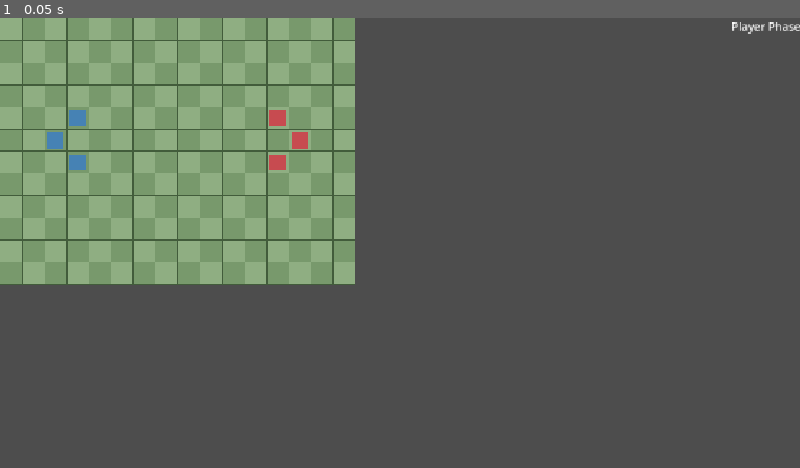
Above: before the commit, frame 1.
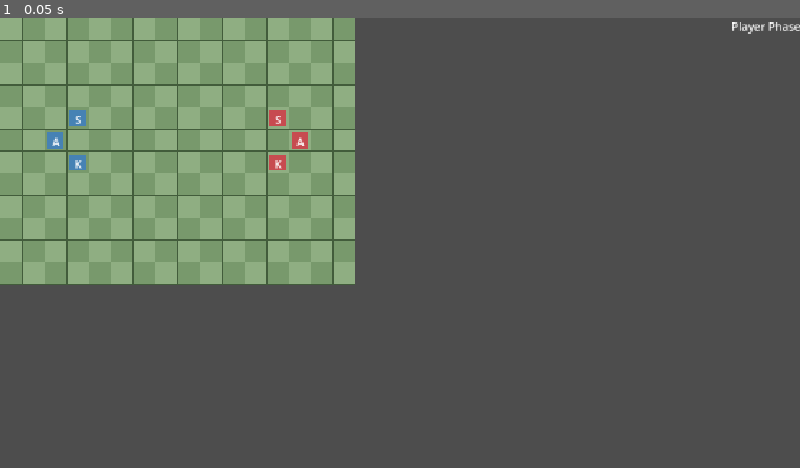
Above: after the commit, the same moment.

Repository: Maxington20/new-game-project
Game: Godot game, scene res://scenes/battlefield.tscn
The game is run twice, just before and just after one commit, with the same random seed, the same clock (stepped at 60 frames per second) and the same inputs. The project has no main scene, so this scene is started directly.
Inputs:
- Up to frame 1 (0.05 s): no input

The runs differ from the first frame. In frame 1, less than 0.1% of the frame differs, in the area x 6-39%, y 21-34%.

Commit message:
class labels. combat min and max range for classes. attack added to context menu.

Diff:
--- a/resources/classes/archer.tres
+++ b/resources/classes/archer.tres
@@ -9,4 +9,6 @@
 skill = 8
 speed = 6
 resistance = 2
+min_attack_range = 2
+max_attack_range = 2
 metadata/_custom_type_script = "uid://brgpx6u5ytqsu"
--- a/resources/classes/swordsman.tres
+++ b/resources/classes/swordsman.tres
@@ -4,6 +4,7 @@
 
 [resource]
 script = ExtResource("1_a5rom")
+class_name_display = "Swordsman"
 strength = 6
 skill = 7
 speed = 8
--- a/scenes/battlefield.gd
+++ b/scenes/battlefield.gd
@@ -5,7 +5,8 @@
 	IDLE,
 	UNIT_SELECTED,
 	UNIT_MOVING,
-	AWAITING_ACTION
+	AWAITING_ACTION,
+	TARGETING
 }
 
 @onready var grid = $Grid
@@ -20,6 +21,7 @@
 var movement_path: Array[Vector2i] = []
 var current_paths: Dictionary = {}
 
+var available_targets: Array[Unit] = []
 var is_phase_transitioning: bool = false
 
 
@@ -27,6 +29,7 @@
 	grid.cell_selected.connect(_on_cell_selected)
 	turn_system.phase_changed.connect(_on_phase_changed)
 
+	action_menu.attack_selected.connect(_on_attack_selected)
 	action_menu.wait_selected.connect(_on_wait_selected)
 	action_menu.cancel_selected.connect(_on_cancel_selected)
 
@@ -39,6 +42,14 @@
 	turn_system.initialize(battle_units)
 
 
+func _unhandled_input(event: InputEvent) -> void:
+	if event is InputEventMouseButton:
+		if event.button_index == MOUSE_BUTTON_RIGHT and event.pressed:
+			if interaction_state == InteractionState.TARGETING:
+				get_viewport().set_input_as_handled()
+				open_action_menu()
+
+
 func _on_cell_selected(cell: Vector2i) -> void:
 	if is_phase_transitioning:
 		return
@@ -61,6 +72,9 @@
 
 		InteractionState.AWAITING_ACTION:
 			return
+
+		InteractionState.TARGETING:
+			handle_attack_target(cell)
 
 
 func handle_movement_selection(cell: Vector2i) -> void:
@@ -99,10 +113,34 @@
 	return occupied
 
 
+func get_attack_targets(unit: Unit) -> Array[Unit]:
+	var targets: Array[Unit] = []
+
+	var attackable_cells: Array[Vector2i] = grid.get_attack_cells(
+		unit.grid_position,
+		unit.min_attack_range,
+		unit.max_attack_range
+	)
+
+	for child in get_children():
+		if child is Unit:
+			if child.team == unit.team:
+				continue
+
+			if child.current_hp <= 0:
+				continue
+
+			if child.grid_position in attackable_cells:
+				targets.append(child)
+
+	return targets
+
+
 func select_unit(unit: Unit) -> void:
 	selected_unit = unit
 	original_cell = unit.grid_position
 	movement_path.clear()
+	available_targets.clear()
 
 	interaction_state = InteractionState.UNIT_SELECTED
 
@@ -116,12 +154,23 @@
 
 	current_paths = result["previous"]
 
+	var movement_cells: Array[Vector2i] = []
+
+	for cell in result["distances"].keys():
+		movement_cells.append(cell)
+
 	grid.selected_cell = unit.grid_position
 	grid.highlighted_cells.clear()
 
-	for cell in result["distances"].keys():
+	for cell in movement_cells:
 		if cell != unit.grid_position:
 			grid.highlighted_cells.append(cell)
+
+	grid.attack_cells = grid.get_potential_attack_cells(
+		movement_cells,
+		unit.min_attack_range,
+		unit.max_attack_range
+	)
 
 	grid.queue_redraw()
 
@@ -130,6 +179,7 @@
 	selected_unit = null
 	movement_path.clear()
 	current_paths.clear()
+	available_targets.clear()
 
 	original_cell = Vector2i(-1, -1)
 	interaction_state = InteractionState.IDLE
@@ -138,6 +188,7 @@
 
 	grid.selected_cell = Vector2i(-1, -1)
 	grid.highlighted_cells.clear()
+	grid.attack_cells.clear()
 	grid.queue_redraw()
 
 
@@ -155,6 +206,7 @@
 
 	grid.selected_cell = Vector2i(-1, -1)
 	grid.highlighted_cells.clear()
+	grid.attack_cells.clear()
 	grid.queue_redraw()
 
 	selected_unit.move_along_path(movement_path)
@@ -166,8 +218,11 @@
 func open_action_menu() -> void:
 	interaction_state = InteractionState.AWAITING_ACTION
 
+	available_targets = get_attack_targets(selected_unit)
+
 	grid.selected_cell = selected_unit.grid_position
 	grid.highlighted_cells.clear()
+	grid.attack_cells.clear()
 	grid.queue_redraw()
 
 	var unit_screen_position := (
@@ -175,13 +230,56 @@
 		+ Vector2(40, 0)
 	)
 
-	action_menu.open_menu(unit_screen_position)
+	action_menu.open_menu(
+		unit_screen_position,
+		not available_targets.is_empty()
+	)
+
+
+func _on_attack_selected() -> void:
+	if interaction_state != InteractionState.AWAITING_ACTION:
+		return
+
+	if available_targets.is_empty():
+		return
+
+	interaction_state = InteractionState.TARGETING
+	action_menu.close_menu()
+
+	grid.selected_cell = selected_unit.grid_position
+	grid.highlighted_cells.clear()
+	grid.attack_cells.clear()
+
+	for target in available_targets:
+		grid.attack_cells.append(target.grid_position)
+
+	grid.queue_redraw()
+
+
+func handle_attack_target(cell: Vector2i) -> void:
+	var target := get_unit_at(cell)
+
+	if target == null or target not in available_targets:
+		return
+
+	print(
+		selected_unit.unit_data.character_name,
+		" attacks ",
+		target.unit_data.character_name,
+        " (damage not implemented yet)"
+	)
+
+	complete_unit_action()
 
 
 func _on_wait_selected() -> void:
 	if interaction_state != InteractionState.AWAITING_ACTION:
 		return
 
+	complete_unit_action()
+
+
+func complete_unit_action() -> void:
 	var unit := selected_unit
 
 	turn_system.mark_unit_acted(unit)
--- a/scenes/grid.gd
+++ b/scenes/grid.gd
@@ -12,6 +12,7 @@
 const COLOR_LINES := Color("#425c3b")
 const COLOR_SELECTED := Color("#e8d36a")
 const COLOR_MOVEMENT := Color("#6a9fe8")
+const COLOR_ATTACK := Color("#d96b6b")
 
 const DIRECTIONS: Array[Vector2i] = [
 	Vector2i.UP,
@@ -22,12 +23,14 @@
 
 var selected_cell: Vector2i = Vector2i(-1, -1)
 var highlighted_cells: Array[Vector2i] = []
+var attack_cells: Array[Vector2i] = []
 
 
 func _draw() -> void:
 	for y in range(GRID_HEIGHT):
 		for x in range(GRID_WIDTH):
 			var cell := Vector2i(x, y)
+
 			var rect := Rect2(
 				Vector2(cell * CELL_SIZE),
 				Vector2(CELL_SIZE, CELL_SIZE)
@@ -37,6 +40,9 @@
 
 			if (x + y) % 2 == 1:
 				color = COLOR_DARK
+
+			if cell in attack_cells:
+				color = COLOR_ATTACK
 
 			if cell in highlighted_cells:
 				color = COLOR_MOVEMENT
@@ -107,12 +113,65 @@
 
 			distances[next] = distances[current] + 1
 			previous[next] = current
+
 			queue.append(next)
 
 	return {
 		"distances": distances,
 		"previous": previous
 	}
+
+
+func get_attack_cells(
+	origin: Vector2i,
+	min_range: int,
+	max_range: int
+) -> Array[Vector2i]:
+	var cells: Array[Vector2i] = []
+
+	for y in range(GRID_HEIGHT):
+		for x in range(GRID_WIDTH):
+			var cell := Vector2i(x, y)
+
+			var distance := (
+				absi(cell.x - origin.x)
+				+ absi(cell.y - origin.y)
+			)
+
+			if distance >= min_range and distance <= max_range:
+				cells.append(cell)
+
+	return cells
+
+
+func get_potential_attack_cells(
+	movement_cells: Array[Vector2i],
+	min_range: int,
+	max_range: int
+) -> Array[Vector2i]:
+	var attackable: Dictionary = {}
+	var movement_lookup: Dictionary = {}
+
+	for cell in movement_cells:
+		movement_lookup[cell] = true
+
+	for origin in movement_cells:
+		var cells := get_attack_cells(
+			origin,
+			min_range,
+			max_range
+		)
+
+		for cell in cells:
+			if not movement_lookup.has(cell):
+				attackable[cell] = true
+
+	var result: Array[Vector2i] = []
+
+	for cell in attackable.keys():
+		result.append(cell)
+
+	return result
 
 
 func reconstruct_path(
--- a/scenes/unit.gd
+++ b/scenes/unit.gd
@@ -15,20 +15,34 @@
 @export var movement_speed: float = 160.0
 
 const CELL_SIZE: int = 32
-
 const PLAYER_COLOR := Color("#4682b4")
 const ENEMY_COLOR := Color("#c74b50")
+const TEXT_COLOR := Color.WHITE
 
 var current_hp: int = 0
 var is_moving: bool = false
 var has_acted: bool = false
 
+
 var movement_range: int:
 	get:
 		if unit_data == null or unit_data.unit_class == null:
 			return 0
+		return unit_data.unit_class.movement_range
 
-		return unit_data.unit_class.movement_range
+
+var min_attack_range: int:
+	get:
+		if unit_data == null or unit_data.unit_class == null:
+			return 1
+		return unit_data.unit_class.min_attack_range
+
+
+var max_attack_range: int:
+	get:
+		if unit_data == null or unit_data.unit_class == null:
+			return 1
+		return unit_data.unit_class.max_attack_range
 
 
 func _ready() -> void:
@@ -52,6 +66,47 @@
 	)
 
 	draw_rect(rect, color)
+
+	var class_letter := get_class_letter()
+	var font := ThemeDB.fallback_font
+	var font_size := 16
+
+	var text_size := font.get_string_size(
+		class_letter,
+		HORIZONTAL_ALIGNMENT_LEFT,
+		-1,
+		font_size
+	)
+
+	var text_position := Vector2(
+		(CELL_SIZE - text_size.x) / 2.0,
+		(CELL_SIZE + text_size.y) / 2.0 - 3.0
+	)
+
+	draw_string(
+		font,
+		text_position,
+		class_letter,
+		HORIZONTAL_ALIGNMENT_LEFT,
+		-1,
+		font_size,
+		TEXT_COLOR
+	)
+
+
+func get_class_letter() -> String:
+	if unit_data == null or unit_data.unit_class == null:
+		return "?"
+
+	match unit_data.unit_class.class_name_display.to_lower():
+		"swordsman":
+			return "S"
+		"knight":
+			return "K"
+		"archer":
+			return "A"
+		_:
+			return "?"
 
 
 func move_along_path(path: Array[Vector2i]) -> void:
--- a/scenes/unit_action_menu.gd
+++ b/scenes/unit_action_menu.gd
@@ -2,14 +2,20 @@
 class_name UnitActionMenu
 extends PanelContainer
 
+signal attack_selected
 signal wait_selected
 signal cancel_selected
 
+@onready var attack_button: Button = $VBoxContainer/AttackButton
 @onready var wait_button: Button = $VBoxContainer/WaitButton
 @onready var cancel_button: Button = $VBoxContainer/CancelButton
 
 
 func _ready() -> void:
+	attack_button.pressed.connect(
+		func(): attack_selected.emit()
+	)
+
 	wait_button.pressed.connect(
 		func(): wait_selected.emit()
 	)
@@ -21,10 +27,24 @@
 	hide()
 
 
-func open_menu(screen_position: Vector2) -> void:
+func open_menu(
+	screen_position: Vector2,
+	can_attack: bool
+) -> void:
+	attack_button.visible = can_attack
+
+	custom_minimum_size = Vector2.ZERO
+	size = Vector2.ZERO
+
 	position = screen_position
 	show()
-	wait_button.grab_focus()
+
+	reset_size.call_deferred()
+
+	if can_attack:
+		attack_button.grab_focus()
+	else:
+		wait_button.grab_focus()
 
 
 func close_menu() -> void:
--- a/scenes/unit_action_menu.tscn
+++ b/scenes/unit_action_menu.tscn
@@ -8,6 +8,10 @@
 [node name="VBoxContainer" type="VBoxContainer" parent="." unique_id=2058050730]
 layout_mode = 2
 
+[node name="AttackButton" type="Button" parent="VBoxContainer" unique_id=1441204797]
+layout_mode = 2
+text = "Attack"
+
 [node name="WaitButton" type="Button" parent="VBoxContainer" unique_id=430399819]
 layout_mode = 2
 text = "Wait"
--- a/scripts/resources/unit_class_resource.gd
+++ b/scripts/resources/unit_class_resource.gd
@@ -2,15 +2,16 @@
 class_name UnitClassResource
 extends Resource
 
-@export var class_name_display: String = "Swordsman"
+@export var class_name_display: String = ""
 
-@export_group("Base Stats")
 @export var max_hp: int = 20
 @export var strength: int = 5
 @export var skill: int = 5
 @export var speed: int = 5
-@export var defense: int = 3
-@export var resistance: int = 1
+@export var defense: int = 5
+@export var resistance: int = 0
 
-@export_group("Movement")
-@export_range(1, 15) var movement_range: int = 5
+@export var movement_range: int = 5
+
+@export_range(1, 10) var min_attack_range: int = 1
+@export_range(1, 10) var max_attack_range: int = 1
